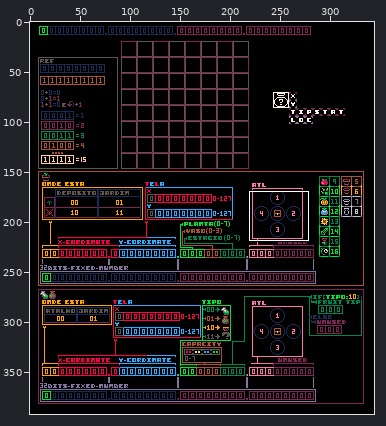
File history of a pixel-art file, Assets e Referências/Save.aseprite. Above: a wide view before the commit, with the close-up outlined.
Close-up. Earlier state:
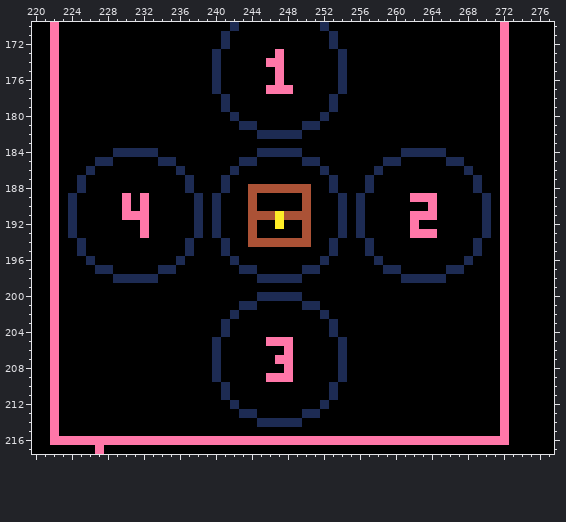
344x392 pixels, 1 frame. Shown: x 220..277, y 170..217. The commit also changed other parts of the picture, which this record leaves out.
Once edited:
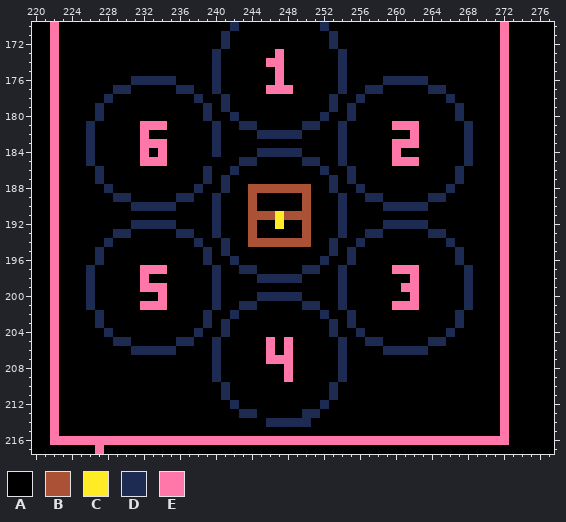
Palette (. is transparent): A #000000  B #ab5236  C #ffec27  D #1d2b53  E #ff77a8
Changes in this commit:
Layer "Memoria":
y 176: x 231..235 AAAAA -> DDDDD; x 259..263 AAAAA -> DDDDD
y 177: x 229..230 AA -> DD; x 236..237 AA -> DD; x 257..258 AA -> DD; x 264..265 AA -> DD
y 178: x 228 A -> D; x 238 A -> D; x 256 A -> D; x 266 A -> D
y 179..180: x 227 A -> D; x 239 A -> D; x 255 A -> D; x 267 A -> D
y 181: x 226 A -> D; x 232..234 AAA -> EEE; x 240 A -> D; x 254 A -> D; x 260..262 AAA -> EEE; x 268 A -> D
y 182: x 226 A -> D; x 232 A -> E; x 240 A -> D; x 254 A -> D; x 262 A -> E; x 268 A -> D
y 183: x 226 A -> D; x 232..234 AAA -> EEE; x 240 A -> D; x 254 A -> D; x 260..262 AAA -> EEE; x 268 A -> D
y 184: x 226 A -> D; x 229..234 DDDDDA -> AAAEAE; x 240 A -> D; x 254 A -> D; x 260..265 ADDDDD -> EAAAAA; x 268 A -> D
y 185: x 226..228 ADD -> DAA; x 232..235 AADD -> EEEA; x 254 A -> D; x 259..262 DDAA -> AEEE; x 266..268 DDA -> AAD
y 186: x 226..227 DA -> AD; x 236 D -> A; x 239 A -> D; x 255 A -> D; x 258 D -> A; x 267..268 AD -> DA
y 187: x 225 D -> A; x 227 A -> D; x 237 D -> A; x 239 A -> D; x 255 A -> D; x 257 D -> A; x 267 A -> D; x 269 D -> A
y 188: x 225 D -> A; x 228 A -> D; x 237..238 DA -> AD; x 256..257 AD -> DA; x 266 A -> D; x 269 D -> A
y 189: x 224 D -> A; x 229..230 AE -> DD; x 232 E -> A; x 236..238 AAD -> DDA; x 256..258 DAA -> ADD; x 262..265 EEEA -> AADD; x 270 D -> A
y 190: x 224 D -> A; x 230..235 EAEAAA -> ADDDDD; x 238 D -> A; x 256 D -> A; x 259..264 AAAAAE -> DDDDDA; x 270 D -> A
y 191: x 224 D -> A; x 230..232 EEE -> AAA; x 238 D -> A; x 256 D -> A; x 262..264 EEE -> AAA; x 270 D -> A
y 192: x 224 D -> A; x 231..235 AEAAA -> DDDDD; x 238 D -> A; x 256 D -> A; x 259..263 AAAEA -> DDDDD; x 270 D -> A
y 193: x 224 D -> A; x 229..230 AA -> DD; x 232 E -> A; x 236..238 AAD -> DDA; x 256..258 DAA -> ADD; x 262..265 EEEA -> AADD; x 270 D -> A
y 194: x 225 D -> A; x 228 A -> D; x 237..238 DA -> AD; x 256..257 AD -> DA; x 266 A -> D; x 269 D -> A
y 195: x 225 D -> A; x 227 A -> D; x 237 D -> A; x 239 A -> D; x 255 A -> D; x 257 D -> A; x 267 A -> D; x 269 D -> A
y 196: x 226..227 DA -> AD; x 236 D -> A; x 239 A -> D; x 255 A -> D; x 258 D -> A; x 267..268 AD -> DA
y 197: x 226..228 ADD -> DAA; x 232..235 AADD -> EEEA; x 240 A -> D; x 254 A -> D; x 259..262 DDAA -> AEEE; x 266..268 DDA -> AAD
y 198: x 226 A -> D; x 229..233 DDDDD -> AAAEA; x 240 A -> D; x 254 A -> D; x 261..265 DDDDD -> AEAAA; x 268 A -> D
y 199: x 226 A -> D; x 232..234 AAA -> EEE; x 240 A -> D; x 254 A -> D; x 261..262 AA -> EE; x 268 A -> D
y 200: x 226 A -> D; x 234 A -> E; x 240 A -> D; x 254 A -> D; x 262 A -> E; x 268 A -> D
y 201: x 226 A -> D; x 232..234 AAA -> EEE; x 240 A -> D; x 254 A -> D; x 260..262 AAA -> EEE; x 268 A -> D
y 202..203: x 227 A -> D; x 239 A -> D; x 255 A -> D; x 267 A -> D
y 204: x 228 A -> D; x 238 A -> D; x 256 A -> D; x 266 A -> D
y 205: x 229..230 AA -> DD; x 236..237 AA -> DD; x 247 E -> A; x 257..258 AA -> DD; x 264..265 AA -> DD
y 206: x 231..235 AAAAA -> DDDDD; x 246 A -> E; x 259..263 AAAAA -> DDDDD
y 207: x 246 A -> E
y 209: x 246..247 EE -> AA
y 214: x 245 D -> A; x 250 A -> D
Where, in picture pixels (left, top, right, bottom), the same in both close-ups:
changed: (68, 76, 221, 355)
changed: (338, 76, 491, 355)
changed: (257, 337, 311, 427)
